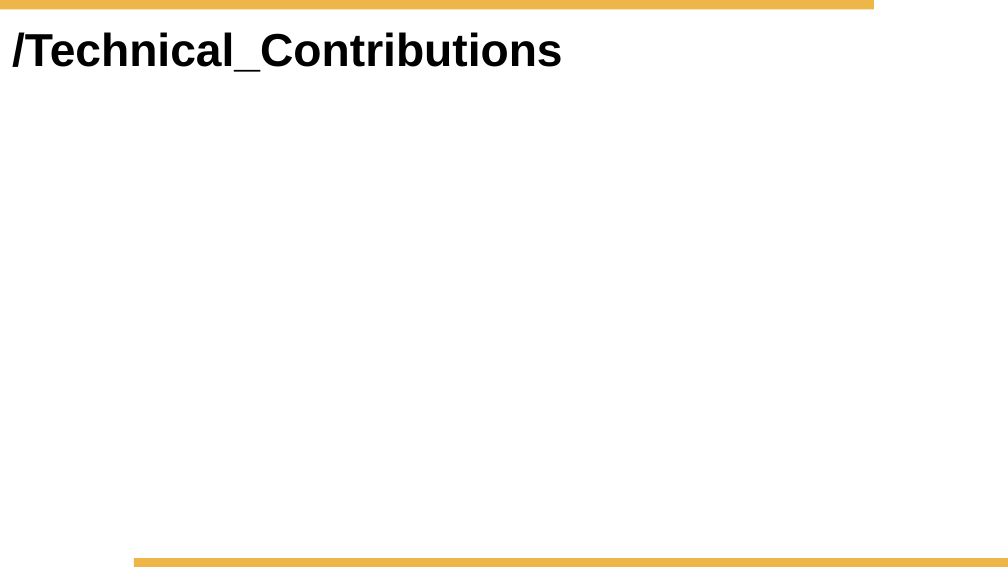
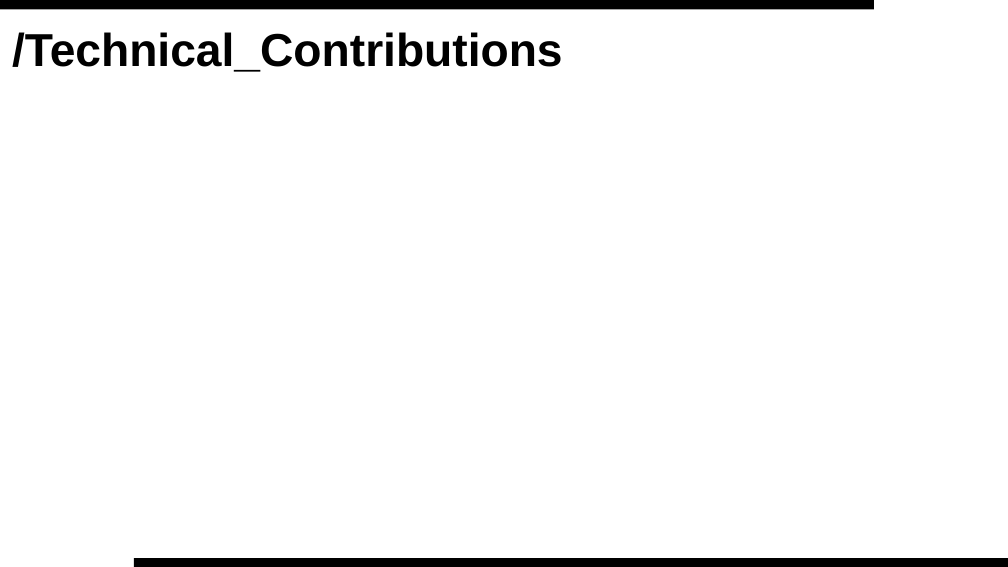
Before and after one commit to gautelg/EK505_Final_Project, a slide deck: slide 8 of Report_Presentation/Presentation.pptx (slide 9 before the commit). Drawn at 1008x567 pixels with LibreOffice and Linux fonts; fonts in the diff are those of the drawing; background and template pictures are left out. Boxes give left, top, right and bottom in pixels: in the first picture for what was removed or moved away, otherwise in the second. Text is boxed around its words. In the diff, an @@ line names an element or a change of style, - is before the commit and + after.

```diff
--- a/Report_Presentation/Presentation.pptx
+++ b/Report_Presentation/Presentation.pptx
@@ rectangle at (0,0,874,10): fill #EEB548 to #000000 @@
@@ rectangle at (134,558,1008,567): fill #EEB548 to #000000 @@
```
Also in this commit, not shown: 4 other slides changed, 1 slide removed, 1 other file.
